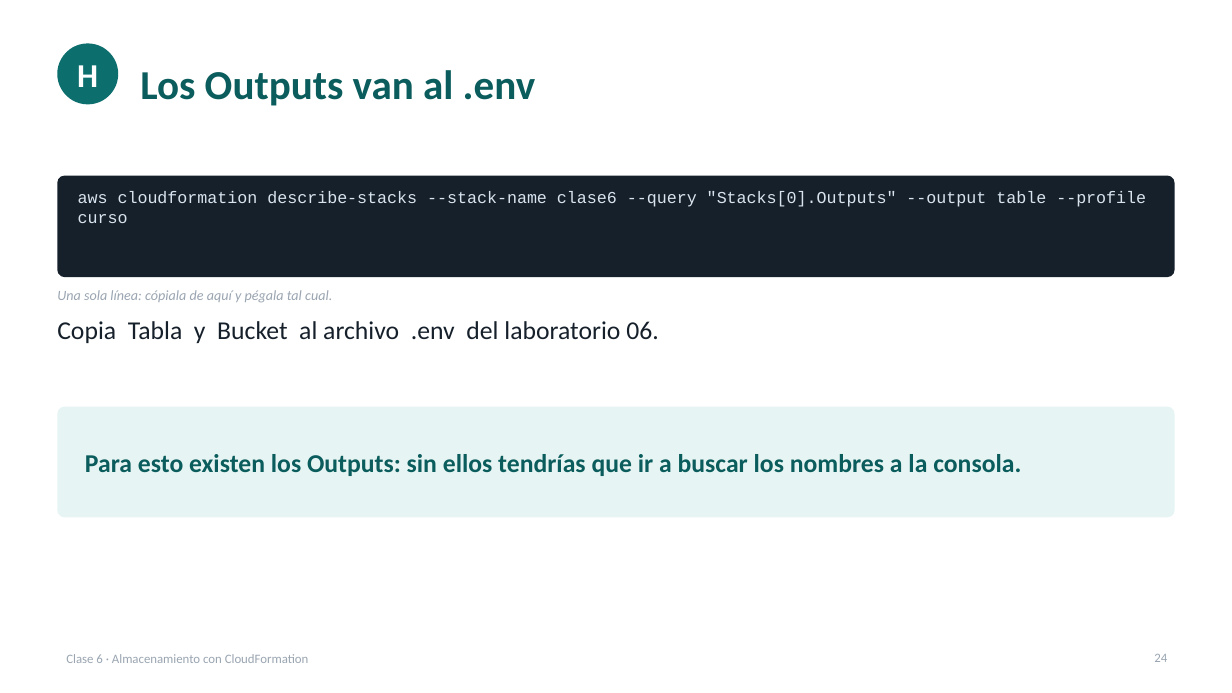
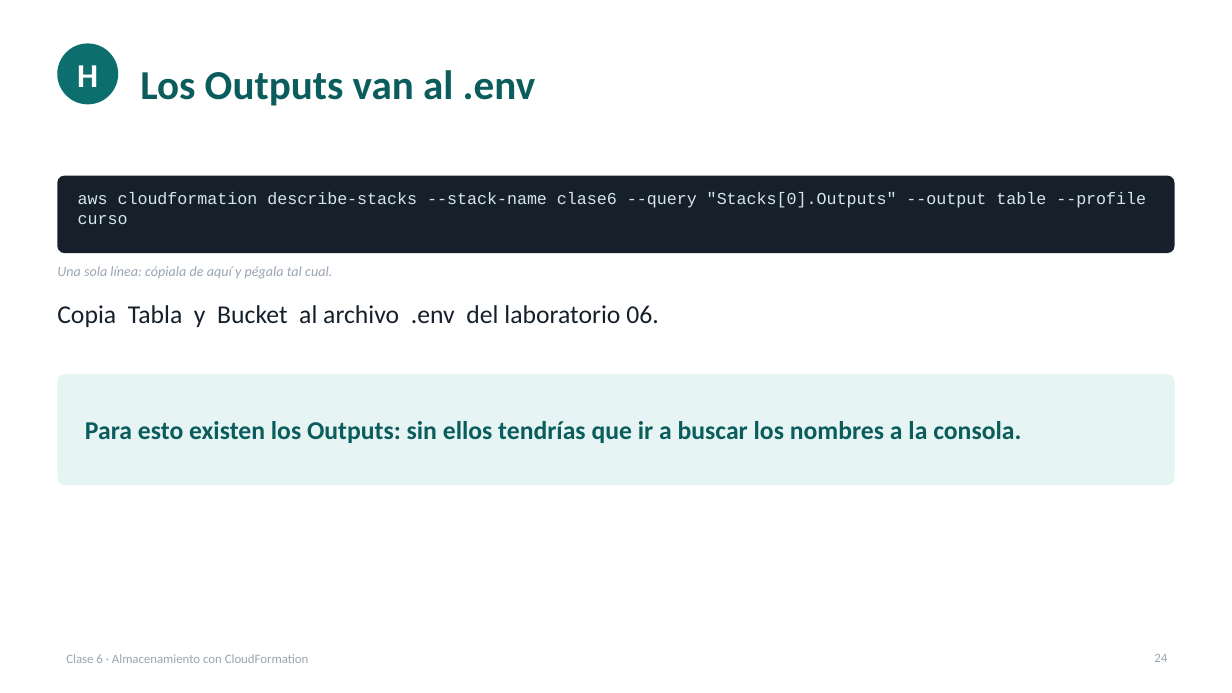
Before and after one commit to cesaraul/IOT_DEVELOPER_AWS, a slide deck: slide 24 of docs/clases/clase-06-almacenamiento-y-cloudformation.pptx. Drawn at 1232x693 pixels with LibreOffice and Linux fonts; fonts in the diff are those of the drawing. Boxes give left, top, right and bottom in pixels: in the first picture for what was removed or moved away, otherwise in the second. Text is boxed around its words. In the diff, an @@ line names an element or a change of style, - is before the commit and + after.

Commit message:
Ajustar las cajas de comando de la clase 6
Tenian altura fija y la mayoria salia medio vacia: en once diapositivas
quedaba un hueco oscuro bajo el texto. Ahora la altura se calcula a
partir del propio comando -medido sobre el render, a 13pt en Consolas
entran unos 105 caracteres por linea- y las cajas de salida se ajustan
contando sus saltos de linea.

Reflujo del contenido que iba debajo en esas diapositivas. Revisadas las
33 otra vez: validacion correcta y sin solapes ni desbordes.

```diff
--- a/docs/clases/clase-06-almacenamiento-y-cloudformation.pptx
+++ b/docs/clases/clase-06-almacenamiento-y-cloudformation.pptx
@@ rounded rectangle: place and size @@
-rounded rectangle at box(57, 176, 1175, 277)
+rounded rectangle at box(57, 176, 1175, 253)
@@ rounded rectangle at box(57, 176, 1175, 253): proportions changed @@
@@ text "Una sola línea: cópiala de ...": place and size @@
-text "Una sola línea: cópiala de ..." at box(57, 290, 332, 302)
+text "Una sola línea: cópiala de ..." at box(57, 266, 332, 278)
@@ text "Copia Tabla y Bucket al ...": place and size @@
-text "Copia Tabla y Bucket al ..." at box(57, 321, 659, 343)
+text "Copia Tabla y Bucket al ..." at box(57, 305, 659, 327)
@@ rounded rectangle: place and size @@
-rounded rectangle at box(57, 407, 1175, 518)
+rounded rectangle at box(57, 374, 1175, 485)
@@ text "Para esto existen los Outputs: ...": place and size @@
-text "Para esto existen los Outputs: ..." at box(85, 454, 1021, 476)
+text "Para esto existen los Outputs: ..." at box(85, 421, 1021, 443)
```
Also in this commit, not shown: 10 other slides changed, 1 other file.
